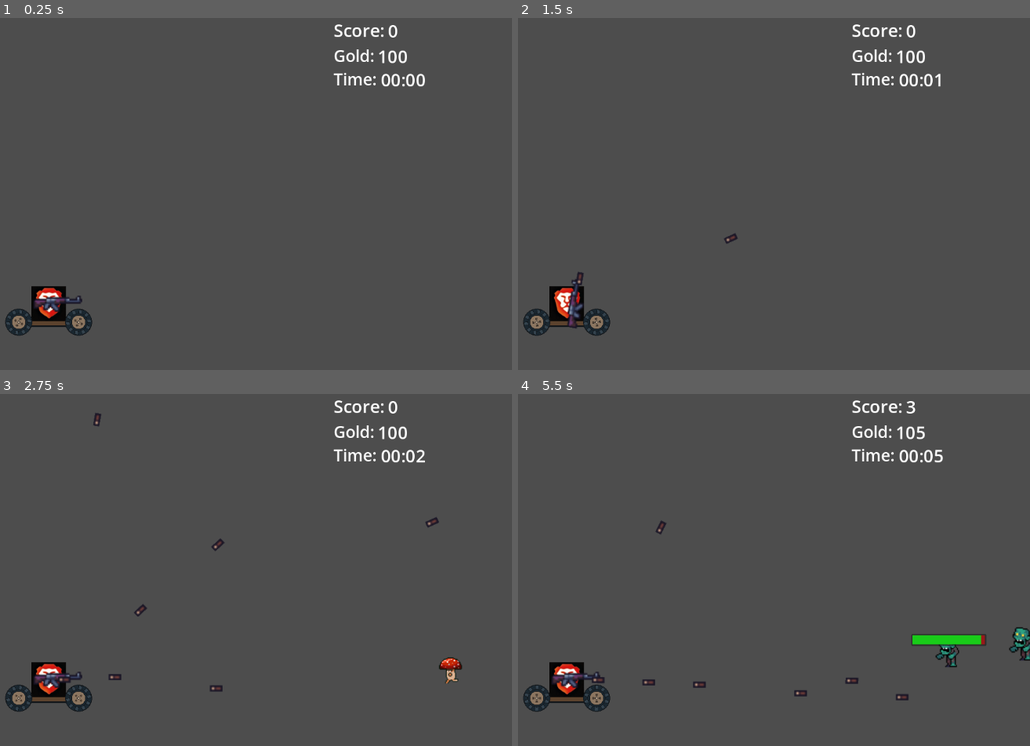
Above: before the commit, frames 1-4 (two rows, left to right).
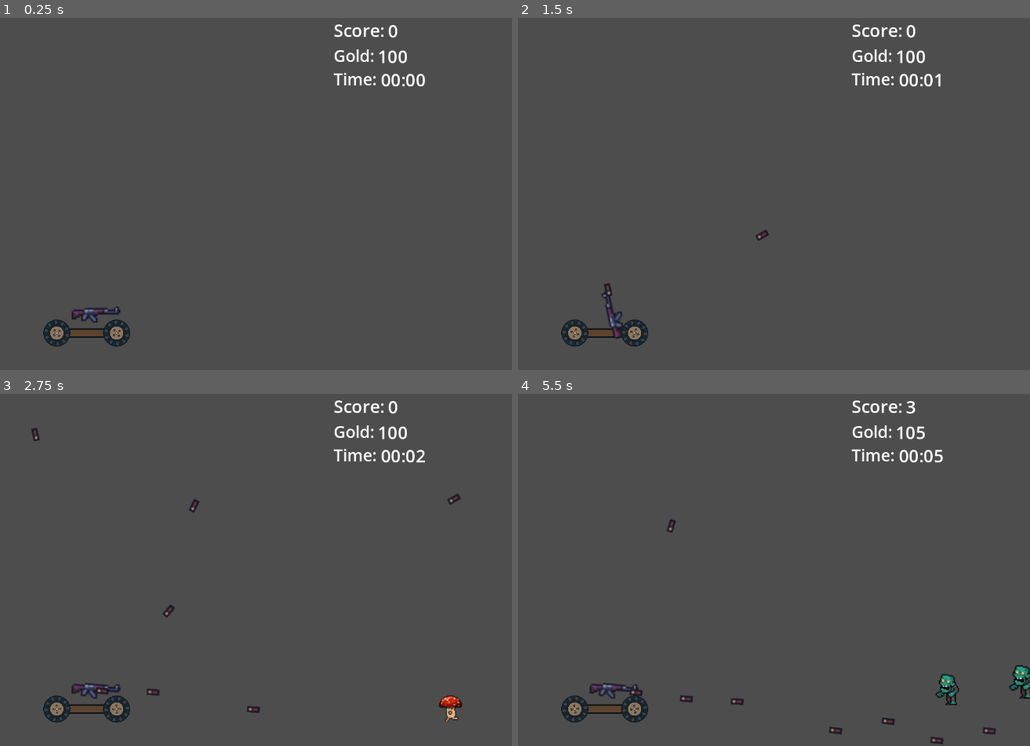
Above: after the commit, the same moments.

Repository: TDS-PIKI-Project/TDS
Game: Godot game, scene res://scenes/levels/level_1.tscn
The game is run twice, just before and just after one commit, with the same random seed, the same clock (stepped at 60 frames per second) and the same inputs. This scene is started directly instead of the project's main scene.
Inputs (mouse positions are in pixels of both pictures, inside the frame that each line leads up to):
- Up to frame 1 (0.25 s): no input
- Up to frame 2 (1.5 s): move the mouse to (855, 176) at 0.52 s; click (855, 176) at 0.6 s; move the mouse to (589, 211) at 1.27 s; click (589, 211) at 1.35 s
- Up to frame 3 (2.75 s): move the mouse to (261, 492) at 2.02 s; click (261, 492) at 2.1 s
- Up to frame 4 (5.5 s): move the mouse to (686, 640) at 2.77 s; click (686, 640) at 2.85 s; move the mouse to (907, 622) at 3.52 s; click (907, 622) at 3.6 s; move the mouse to (528, 517) at 4.27 s; click (528, 517) at 4.35 s; move the mouse to (748, 570) at 5.02 s; click (748, 570) at 5.1 s

The runs differ from the first frame. In frame 1, 2.1% of the frame differs, in the area x 1-26%, y 76-94%; in frame 2, 2.3%; in frame 3, 3.1%; in frame 4, 4.2%, in the area x 1-100%, y 35-100%.
Error after the commit: Attempt to call function 'get_height' in base 'null instance' on a null instance. (res://scripts/tower_manager.gd:99)

Commit message:
Finale background

Diff:
--- a/scenes/levels/level_1.tscn
+++ b/scenes/levels/level_1.tscn
@@ -1,12 +1,15 @@
-[gd_scene load_steps=3 format=3 uid="uid://d17tqo364my13"]
+[gd_scene load_steps=4 format=3 uid="uid://d17tqo364my13"]
 
 [ext_resource type="Script" uid="uid://b4vhw837caurx" path="res://scenes/levels/level_1.gd" id="1_ksju7"]
 [ext_resource type="PackedScene" uid="uid://bjvnlqihok5t4" path="res://scenes/ui/menu/PostGameMenu.tscn" id="2_6iamk"]
+[ext_resource type="PackedScene" uid="uid://bar5j54tqe63n" path="res://scenes/parallax/background1.tscn" id="2_nsrm0"]
 
 [node name="Level 1" type="Node2D"]
 y_sort_enabled = true
 script = ExtResource("1_ksju7")
 
+[node name="Background1" parent="." instance=ExtResource("2_nsrm0")]
+
 [node name="CanvasLayer" type="CanvasLayer" parent="."]
 
 [node name="PostGameMenu" parent="CanvasLayer" instance=ExtResource("2_6iamk")]
--- a/scenes/player/Player.tscn
+++ b/scenes/player/Player.tscn
@@ -1,8 +1,8 @@
 [gd_scene load_steps=5 format=3 uid="uid://dbrpv0ru5wva5"]
 
 [ext_resource type="Script" uid="uid://dfv7p7e43o2sl" path="res://scenes/player/player.gd" id="1_gfjak"]
-[ext_resource type="Texture2D" uid="uid://dq8pd2oa8sx4w" path="res://assets/textures/hero.png" id="1_wr5hl"]
 [ext_resource type="PackedScene" uid="uid://cb78qepki3kcg" path="res://scenes/ui/bar/HealthBar.tscn" id="2_4kuee"]
+[ext_resource type="Texture2D" uid="uid://njlw3a2hed0w" path="res://pixel people/person006.png" id="3_4kuee"]
 
 [sub_resource type="RectangleShape2D" id="RectangleShape2D_0rwas"]
 size = Vector2(128.246, 127.623)
@@ -28,8 +28,9 @@
 shape = SubResource("RectangleShape2D_0rwas")
 
 [node name="Sprite2D" type="Sprite2D" parent="."]
-scale = Vector2(0.5, 0.5)
-texture = ExtResource("1_wr5hl")
+position = Vector2(-1.6875, -11)
+scale = Vector2(3.47321, 3.78947)
+texture = ExtResource("3_4kuee")
 
 [node name="Marker2D" type="Marker2D" parent="."]
 position = Vector2(17, 0)
--- a/scripts/base_level.gd
+++ b/scripts/base_level.gd
@@ -5,7 +5,7 @@
 @export var total_lanes: int = 5
 @export var buffer_size: int = 1
 @export var lane_height: float = 10.0
-@export var start_y: float = 500.0
+@export var start_y: float = 570.0
 @export var lane_random_offset: float = 20.0   # максимальное отклонение по Y
 
 var _rng: RandomNumberGenerator = RandomNumberGenerator.new()
--- a/scripts/tower_manager.gd
+++ b/scripts/tower_manager.gd
@@ -2,7 +2,7 @@
 
 var tower_root: Node2D = null
 var sections: Array = []
-var tower_speed: float = 100
+var tower_speed: float = 170
 var player: Player
 var start_x_c: float
 
@@ -11,7 +11,7 @@
 	GameManager.game_started.connect(_on_game_started)
 	add_to_group("tower_manager")
 
-func build_tower(parent_node: Node2D, start_x: float = 200, start_y: float = 560) -> void:
+func build_tower(parent_node: Node2D, start_x: float = 200, start_y: float = 580) -> void:
 	tower_root = parent_node
 	start_x_c = start_x
 
